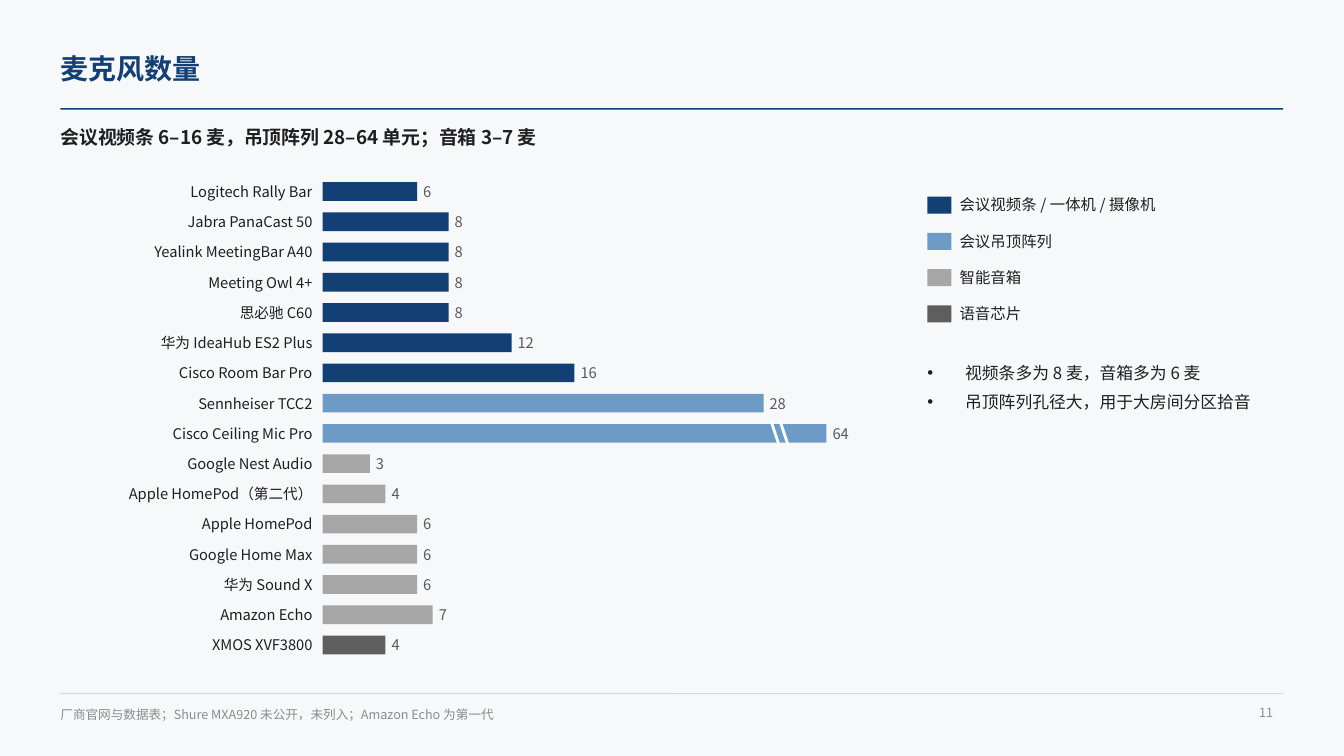
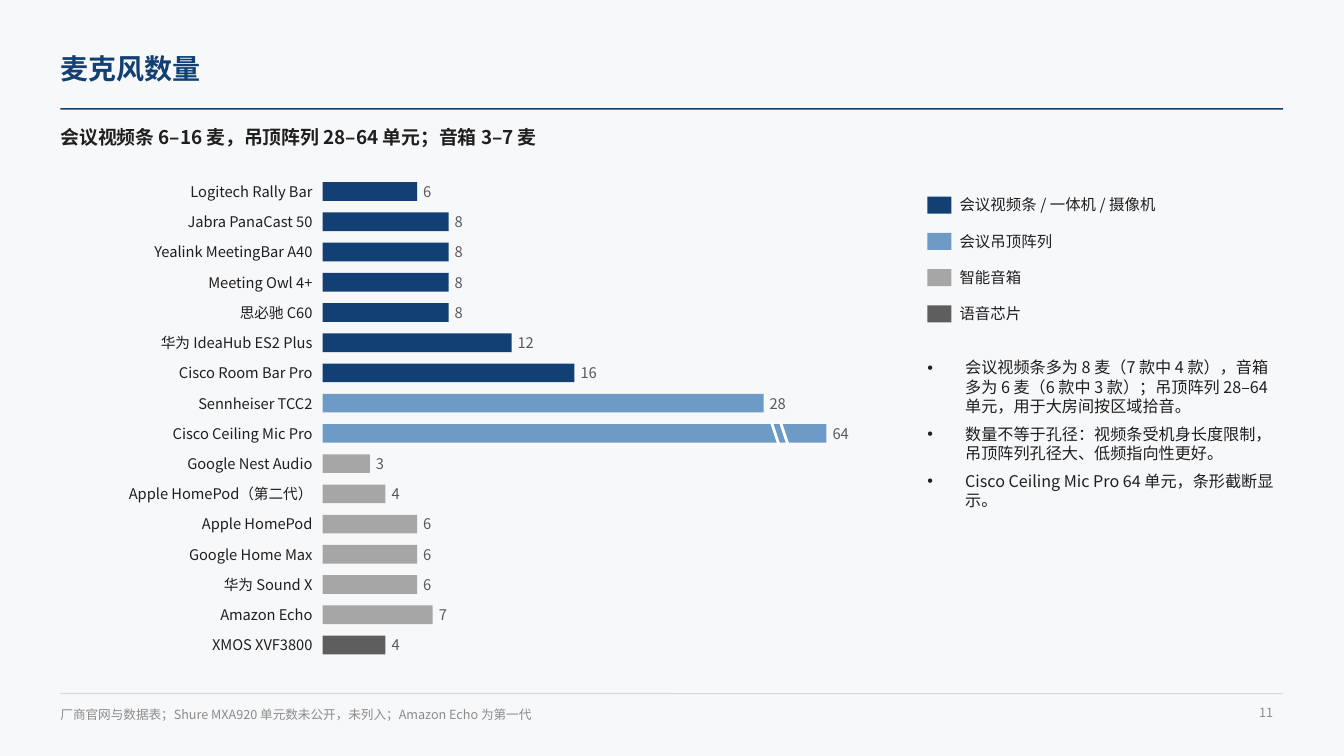
Before and after one commit to ZeroFoxxi/ssl-scene1, a slide deck: slide 11 of 01_场景一_摄像头声源定位/技术总结/声源定位与波束成形技术总结.pptx. Drawn at 1344x756 pixels with LibreOffice and Linux fonts; fonts in the diff are those of the drawing. Boxes give left, top, right and bottom in pixels: in the first picture for what was removed or moved away, otherwise in the second. Text is boxed around its words. In the diff, an @@ line names an element or a change of style, - is before the commit and + after.

```diff
--- a/01_场景一_摄像头声源定位/技术总结/声源定位与波束成形技术总结.pptx
+++ b/01_场景一_摄像头声源定位/技术总结/声源定位与波束成形技术总结.pptx
@@ text at (965,359,1273,508): text changed; size 12 to 11.5 pt @@
-• 视频条多为 8 麦，音箱多为 6 麦
-• 吊顶阵列孔径大，用于大房间分区拾音
+• 会议视频条多为 8 麦（7 款中 4 款），音箱多为 6 麦（6 款中 3 款）；吊顶阵列 28–64 单元，用于大房间按区域拾音。
+• 数量不等于孔径：视频条受机身长度限制，吊顶阵列孔径大、低频指向性更好。
+• Cisco Ceiling Mic Pro 64 单元，条形截断显示。
@@ text at (60,708,531,721): text changed @@
-厂商官网与数据表；Shure MXA920 未公开，未列入；Amazon Echo 为第一代
+厂商官网与数据表；Shure MXA920 单元数未公开，未列入；Amazon Echo 为第一代
```
Also in this commit, not shown: 11 other slides changed, 2 other files.
